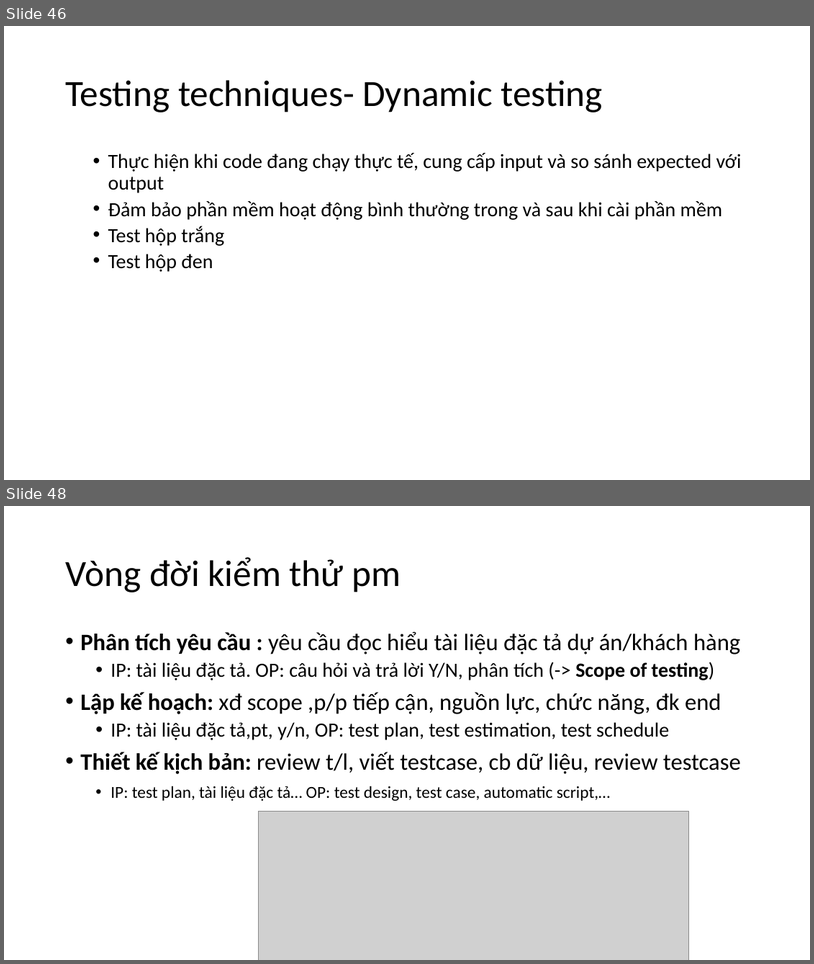
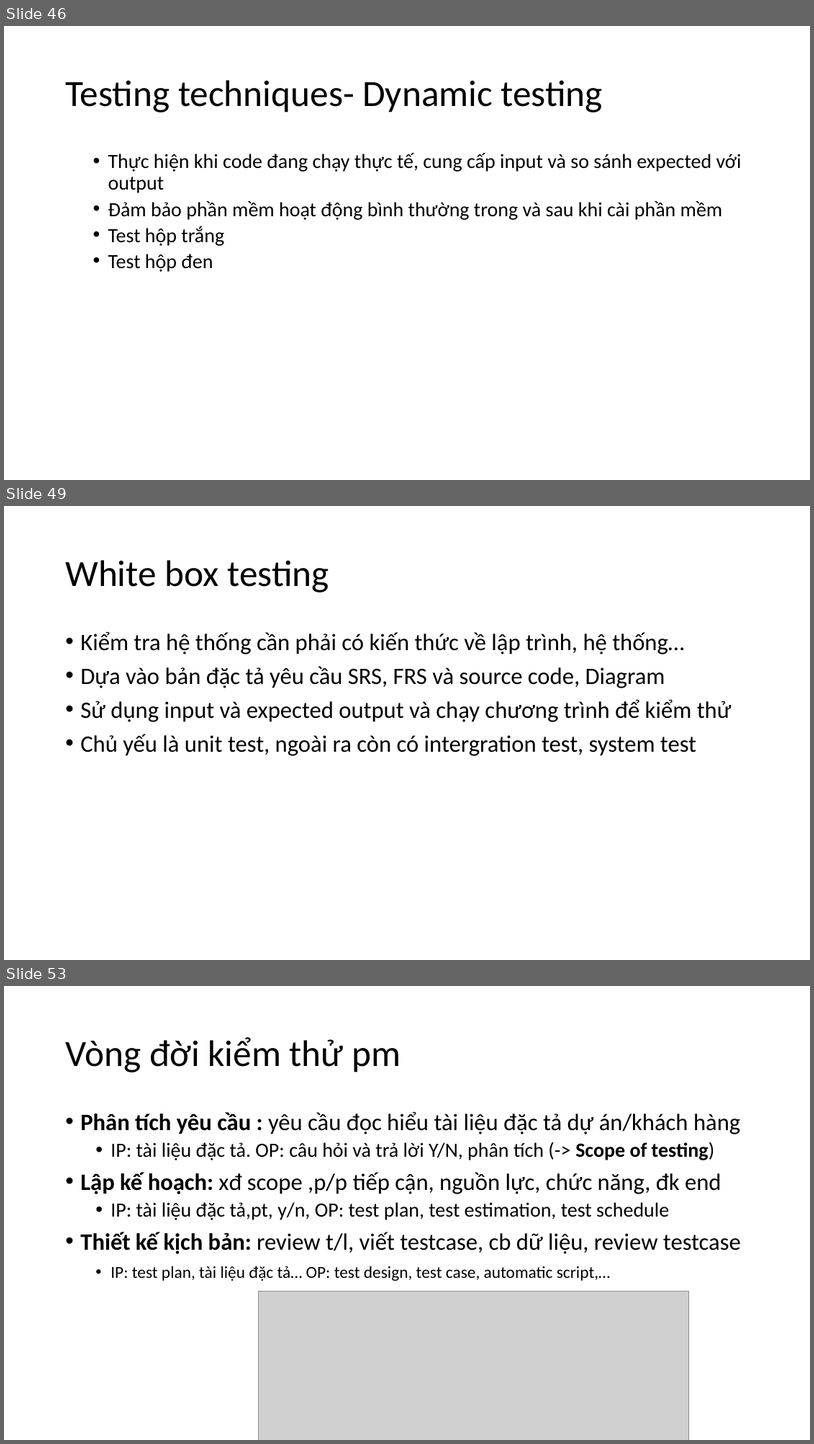
Before and after one commit to shinnobi/software_testing, a slide deck: slide/VMP_SOFTWARE_TEST.pptx. Shown one above the other, each under a label of ours: slides 46 and 48 before the commit, slides 46, 49 and 53 after it; the slides between them are not shown. The pictures are 814x964 and 814x1444 pixels, drawn with LibreOffice and Linux fonts; fonts in the diff are those of the drawing; grey boxes stand for pictures. Boxes give left, top, right and bottom in pixels: in the first picture for what was removed or moved away, otherwise in the second. Text is boxed around its words. In the diff, an @@ line names an element or a change of style, - is before the commit and + after.

```diff
--- a/slide/VMP_SOFTWARE_TEST.pptx
+++ b/slide/VMP_SOFTWARE_TEST.pptx
@@ slide 49 added at [4, 506, 810, 960], background #FFFFFF @@
@@ title added at [65, 560, 329, 592], 44 pt, text #000000 @@
+White box testing
@@ text added at [80, 631, 732, 756], 28 pt, text #000000 @@
+• Kiểm tra hệ thống cần phải có kiến thức về lập trình, hệ thống…
+• Dựa vào bản đặc tả yêu cầu SRS, FRS và source code, Diagram
+• Sử dụng input và expected output và chạy chương trình để kiểm thử
+• Chủ yếu là unit test, ngoài ra còn có intergration test, system test
@@ what was slide 48 is now slide 53 @@
```
Also in this commit, not shown: 3 slides changed, 29 other slides added, 1 slide removed, 1 other file.
